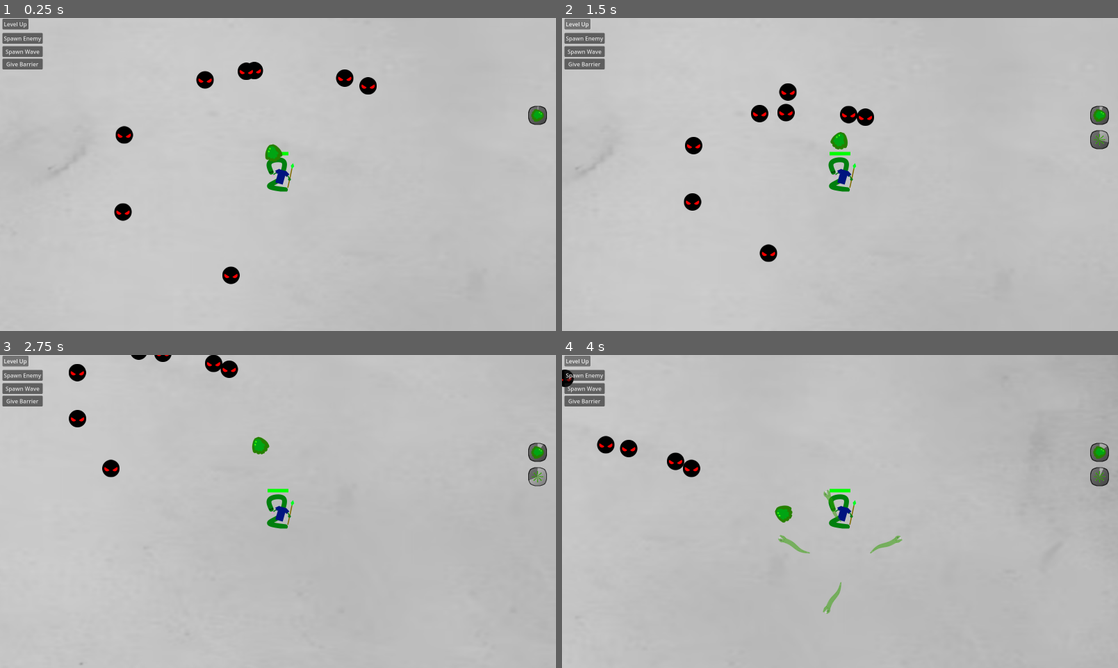
Above: before the commit, frames 1-4 (two rows, left to right).
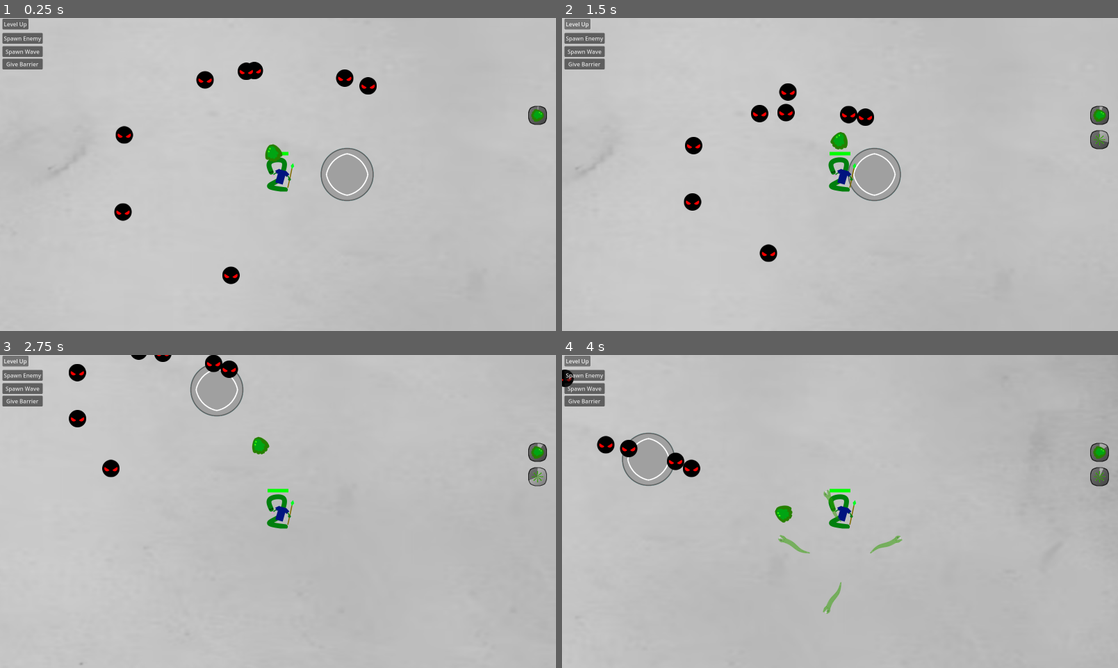
Above: after the commit, the same moments.

Repository: il-Gallone/arcade-rpg
Game: Godot game, scene res://Scenes/test_scene.tscn
Same seed, same stepped clock (60 frames per second), same inputs: the game is played once before the commit and once after it.
Inputs:
- Up to frame 1 (0.25 s): no input
- Up to frame 2 (1.5 s): click "Level Up" at 0.5 s; hold D (right) from 1.28 s (still down)
- Up to frame 3 (2.75 s): release D (right) at 2.03 s; hold S (down) from 2.03 s (still down)
- Up to frame 4 (4 s): release S (down) at 2.78 s; hold D (right) 2.78-3.53 s; hold W (up) from 3.53 s (still down)

The runs differ from the first frame. In frame 1, 1.2% of the frame differs, in the area x 57-68%, y 41-59%; in frame 2, 1.2%; in frame 3, 1.1%; in frame 4, 1.1%.

Commit message:
Base Event Pad Object Created
TODO Example Events

Diff:
--- /dev/null
+++ b/Scenes/Prefabs/Events/event_pad.tscn
@@ -0,0 +1,29 @@
+[gd_scene load_steps=6 format=3 uid="uid://6gva6qo5pe5p"]
+
+[ext_resource type="Script" uid="uid://d0cyp6bvxunoe" path="res://Scripts/Events/EventPadBase.gd" id="1_ofcx8"]
+[ext_resource type="Shader" uid="uid://dxqhuhmhj2j26" path="res://Scripts/Shaders/eventPad.gdshader" id="2_q5rsj"]
+[ext_resource type="Texture2D" uid="uid://cq5m46td3c00f" path="res://Sprites/Events/EventPad.png" id="3_o4xbb"]
+
+[sub_resource type="CircleShape2D" id="CircleShape2D_68bto"]
+radius = 54.037025
+
+[sub_resource type="ShaderMaterial" id="ShaderMaterial_kmsc6"]
+shader = ExtResource("2_q5rsj")
+shader_parameter/line_color = Color(0, 1, 1, 0.5058824)
+shader_parameter/line_thickness = 0.0
+
+[node name="EventPad" type="Area2D" node_paths=PackedStringArray("padSprite")]
+script = ExtResource("1_ofcx8")
+padSprite = NodePath("Sprite2D")
+metadata/_custom_type_script = "uid://d0cyp6bvxunoe"
+
+[node name="CollisionShape2D" type="CollisionShape2D" parent="."]
+shape = SubResource("CircleShape2D_68bto")
+
+[node name="Sprite2D" type="Sprite2D" parent="."]
+z_index = -1
+material = SubResource("ShaderMaterial_kmsc6")
+texture = ExtResource("3_o4xbb")
+
+[connection signal="body_entered" from="." to="." method="_on_connected_object"]
+[connection signal="body_exited" from="." to="." method="_on_disconnected_object"]
--- a/Scenes/Prefabs/debug_baddie.tscn
+++ b/Scenes/Prefabs/debug_baddie.tscn
@@ -13,7 +13,7 @@
 input_pickable = false
 script = ExtResource("1_8y5ky")
 XP_Crystal = ExtResource("2_6qhw1")
-HP = 25.0
+maxHP = 40.0
 metadata/_custom_type_script = "uid://d4m5ib7dvymv5"
 
 [node name="Sprite2D" type="Sprite2D" parent="."]
--- a/Scenes/Prefabs/debug_rangie.tscn
+++ b/Scenes/Prefabs/debug_rangie.tscn
@@ -17,7 +17,7 @@
 projTime = 2.5
 XP_Crystal = ExtResource("2_agjhq")
 expValue = 10
-maxHP = 50.0
+maxHP = 25.0
 speed = 200.0
 nudgeModifier = 1
 collisionDamage = 1.5
--- a/Scenes/test_scene.tscn
+++ b/Scenes/test_scene.tscn
@@ -19,13 +19,25 @@
 [ext_resource type="Texture2D" uid="uid://ba4gn6mxib3lk" path="res://Sprites/UI/HUD/Reptilian Gaze_Debug.png" id="14_soh27"]
 [ext_resource type="Texture2D" uid="uid://c2c843oetthbx" path="res://Sprites/UI/HUD/Timer Mask.png" id="15_733rx"]
 [ext_resource type="PackedScene" uid="uid://mmy61co7chur" path="res://Scenes/Prefabs/debug_rangie.tscn" id="18_6bfml"]
+[ext_resource type="Script" uid="uid://d0cyp6bvxunoe" path="res://Scripts/Events/EventPadBase.gd" id="20_733rx"]
+[ext_resource type="Shader" uid="uid://dxqhuhmhj2j26" path="res://Scripts/Shaders/eventPad.gdshader" id="21_733rx"]
+[ext_resource type="Texture2D" uid="uid://cq5m46td3c00f" path="res://Sprites/Events/EventPad.png" id="22_ajhoy"]
 
 [sub_resource type="RectangleShape2D" id="RectangleShape2D_hb2xm"]
 size = Vector2(66, 98)
 
+[sub_resource type="CircleShape2D" id="CircleShape2D_68bto"]
+radius = 54.037025
+
+[sub_resource type="ShaderMaterial" id="ShaderMaterial_kmsc6"]
+shader = ExtResource("21_733rx")
+shader_parameter/line_color = Color(0, 1, 1, 0.5058824)
+shader_parameter/line_thickness = 0.0
+
 [node name="Node2D" type="Node2D"]
 
 [node name="Sprite2D" type="Sprite2D" parent="."]
+z_index = -5
 position = Vector2(9, -2)
 texture = ExtResource("1_r5l72")
 
@@ -205,7 +217,23 @@
 Debug_Rangie = ExtResource("18_6bfml")
 Debug_Elite = ExtResource("6_x033f")
 
+[node name="EventPad" type="Area2D" parent="." node_paths=PackedStringArray("padSprite")]
+position = Vector2(200, 0)
+script = ExtResource("20_733rx")
+padSprite = NodePath("Sprite2D")
+metadata/_custom_type_script = "uid://d0cyp6bvxunoe"
+
+[node name="CollisionShape2D" type="CollisionShape2D" parent="EventPad"]
+shape = SubResource("CircleShape2D_68bto")
+
+[node name="Sprite2D" type="Sprite2D" parent="EventPad"]
+z_index = -1
+material = SubResource("ShaderMaterial_kmsc6")
+texture = ExtResource("22_ajhoy")
+
 [connection signal="pressed" from="CanvasLayer/Control/Debug_Level" to="Player" method="level_up"]
 [connection signal="pressed" from="CanvasLayer/Control/Debug_Wave" to="EnemyManager" method="wave_spawn"]
 [connection signal="pressed" from="CanvasLayer/Control/Debug_Enemy" to="EnemyManager" method="debug_spawn"]
 [connection signal="pressed" from="CanvasLayer/Control/Debug_Barrier" to="Player" method="debug_barrier"]
+[connection signal="body_entered" from="EventPad" to="EventPad" method="_on_connected_object"]
+[connection signal="body_exited" from="EventPad" to="EventPad" method="_on_disconnected_object"]
--- a/Scripts/Events/EventManager.gd
+++ b/Scripts/Events/EventManager.gd
@@ -1,3 +1,10 @@
 extends Node
 
 var currentWave = 0
+var activeEvents = Array()
+
+
+func spawn_event(event: EventBase):
+	var newEvent = event.instantiate()
+	activeEvents.append(newEvent)
+	get_tree().root.add_child(newEvent)
--- a/Scripts/Events/EventPadBase.gd
+++ b/Scripts/Events/EventPadBase.gd
@@ -5,7 +5,8 @@
 var prestigePlayer: PlayerController
 
 var padTime = 0.0
-@export var padDuration = 3.0
+@export var padDuration = 1.0
+@export var padSprite: Node
 
 var padConnected = false
 
@@ -18,15 +19,15 @@
 		padTime -= delta/2
 		if padTime < 0:
 			padTime = 0
+	padSprite.material.set_shader_parameter("line_thickness", 14.0*padTime/padDuration)
 
-
-func _on_connected_object(object: PhysicsBody2D):
+func _on_connected_object(object):
 	if prestigePad:
 		prestige_connection(object, true)
 	else:
 		padConnected = true
 
-func _on_disconnected_object(object: PhysicsBody2D):
+func _on_disconnected_object(object):
 	if prestigePad:
 		prestige_connection(object, false)
 	else:
--- a/Scripts/Heroes/NagaWitch.gd
+++ b/Scripts/Heroes/NagaWitch.gd
@@ -72,3 +72,4 @@
 	gaze.scale *= 0.875 + 0.125*tertAbilLvl
 	gaze.projLvl = tertAbilLvl
 	add_child(gaze)
+	print("Tertiary Executed at Level: ", tertAbilLvl)
--- a/Scripts/Heroes/PlayerController.gd
+++ b/Scripts/Heroes/PlayerController.gd
@@ -4,8 +4,10 @@
 var speed = 500
 
 var expCount = 0.0
+var expRequired = 100
 @export var levelExponent = 1.4
 var level = 1
+@export var prestigeEvent: EventBase
 
 enum PrestigeOption {BASE, PRESTA, PRESTB}
 enum CastState {AUTO, STANDARD, ADVANCED}
@@ -101,8 +103,7 @@
 	BarrierHPBar.clear_points()
 	BarrierHPBar.add_point(Vector2(60.0*HP/(maxHP+barrierHP), 0))
 	BarrierHPBar.add_point(Vector2(60.0*HP/(maxHP+barrierHP) + 60.0*barrierHP/(maxHP+barrierHP), 0))
-	var expRequired = 100.0 * pow(levelExponent, level-1)
-	if expCount >= expRequired:
+	if expCount >= expRequired && expRequired != -1:
 		expCount -= expRequired
 		level_up()
 
@@ -123,10 +124,12 @@
 
 func level_up() -> void:
 	level += 1
+	expRequired = 100.0 * pow(levelExponent, level-1)
 	if level == 16:
-		Prestige = PrestigeOption.PRESTA
-		print("Huh? PlayerController is Evolving?")
-	if Prestige == PrestigeOption.BASE:
+		level -= 1
+		expRequired = -1
+		EventManager.spawn_event(prestigeEvent)
+	elif Prestige == PrestigeOption.BASE:
 		if primAbilLvl * 3 < level:
 			primAbilLvl += 1
 		if scndAbilLvl * 3 + 1 < level:
--- /dev/null
+++ b/Scripts/Shaders/eventPad.gdshader
@@ -0,0 +1,23 @@
+shader_type canvas_item;
+
+uniform vec4 line_color : source_color = vec4(1.0);
+uniform float line_thickness : hint_range(0, 14) = 1.0;
+
+const vec2 OFFSETS[8] = {
+	vec2(-1, -1), vec2(-1, 0), vec2(-1, 1), vec2(0, -1), vec2(0, 1),
+	vec2(1, -1), vec2(1, 0), vec2(1, 1)
+};
+
+void fragment() {
+	vec2 size = TEXTURE_PIXEL_SIZE * line_thickness;
+	float outline = 1.0;
+
+	for (int i = 0; i < OFFSETS.length(); i++) {
+		outline *= texture(TEXTURE, UV + size * OFFSETS[i]).a;
+	}
+	outline = 1.0 - outline;
+
+	vec4 color = texture(TEXTURE, UV);
+	vec4 outlined_result = mix(color, line_color, outline * color.a);
+	COLOR = mix(color, outlined_result, outlined_result.a);
+}
--- /dev/null
+++ b/Scripts/Shaders/glow.gdshader
@@ -0,0 +1,37 @@
+shader_type canvas_item;
+render_mode blend_premul_alpha;
+
+uniform float radius = 5.0;
+uniform float amount = 0.25;
+
+void fragment() {
+	float r = radius;
+	vec2 ps = TEXTURE_PIXEL_SIZE;
+	vec4 col = texture(TEXTURE, UV);
+	vec4 glow = col;
+
+	glow += texture(TEXTURE, UV + vec2(-r, -r) * ps);
+	glow += texture(TEXTURE, UV + vec2(-r, 0.0) * ps);
+	glow += texture(TEXTURE, UV + vec2(-r, r) * ps);
+	glow += texture(TEXTURE, UV + vec2(0.0, -r) * ps);
+	glow += texture(TEXTURE, UV + vec2(0.0, r) * ps);
+	glow += texture(TEXTURE, UV + vec2(r, -r) * ps);
+	glow += texture(TEXTURE, UV + vec2(r, 0.0) * ps);
+	glow += texture(TEXTURE, UV + vec2(r, r) * ps);
+
+	r *= 2.0;
+	glow += texture(TEXTURE, UV + vec2(-r, -r) * ps);
+	glow += texture(TEXTURE, UV + vec2(-r, 0.0) * ps);
+	glow += texture(TEXTURE, UV + vec2(-r, r) * ps);
+	glow += texture(TEXTURE, UV + vec2(0.0, -r) * ps);
+	glow += texture(TEXTURE, UV + vec2(0.0, r) * ps);
+	glow += texture(TEXTURE, UV + vec2(r, -r) * ps);
+	glow += texture(TEXTURE, UV + vec2(r, 0.0) * ps);
+	glow += texture(TEXTURE, UV + vec2(r, r) * ps);
+
+	glow /= 17.0;
+	glow *= amount;
+	col.rgb *= col.a;
+
+	COLOR = glow + col;
+}
Not shown: 1 places in Scenes/test_scene.tscn that only renumber resources
Not shown, added: Scripts/Shaders/eventPad.gdshader.uid
Not shown, added: Scripts/Shaders/glow.gdshader.uid
Binary file added: Sprites/Events/EventPad.png
Not shown, added: Sprites/Events/EventPad.png.import
Not shown, changed: .gitignore
